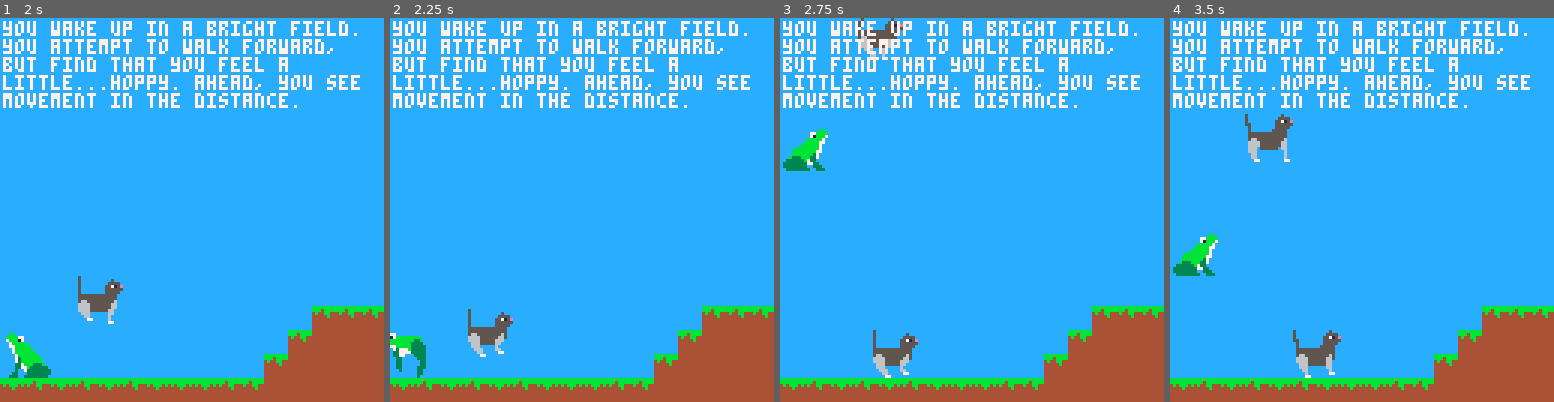
Above: before the commit, frames 1-4 (left to right).
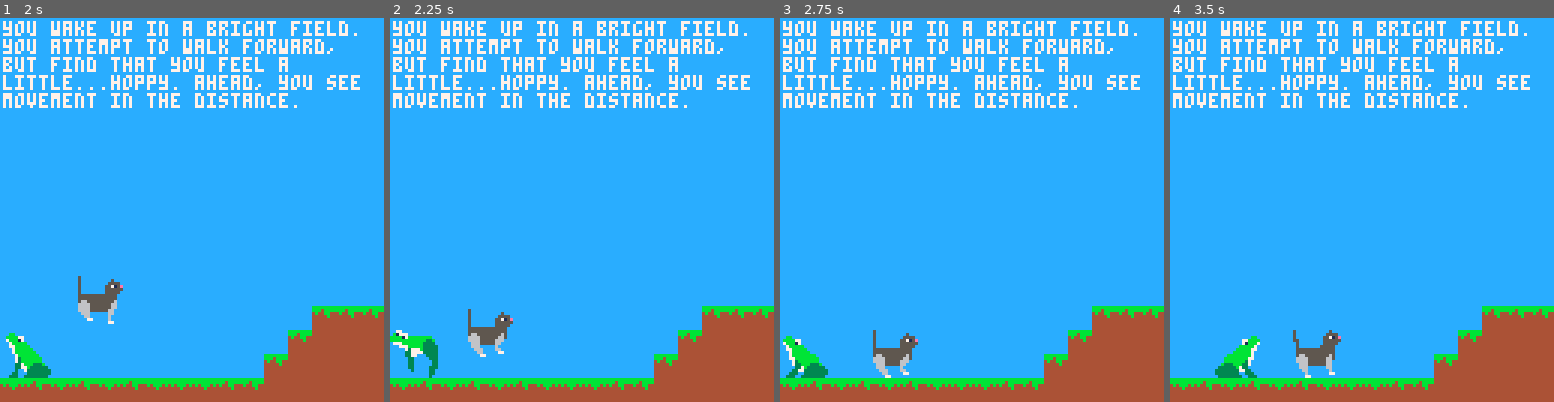
Above: after the commit, the same moments.

Repository: cincodenada/frogsvscats
Game: PICO-8 cartridge frogsvscats.p8
Same seed, same stepped clock (60 frames per second), same inputs: the game is played once before the commit and once after it.
Inputs:
- Up to frame 1 (2 s): tap O (Z key) at 0.33, 0.7, 1.43 s; hold Left from 1.97 s (still down)
- Up to frame 2 (2.25 s): keep holding Left; tap O (Z key) at 2.22 s
- Up to frame 3 (2.75 s): release Left at 2.37 s
- Up to frame 4 (3.5 s): hold Right from 2.87 s (still down); tap O (Z key) at 3.1 s

Frame 1 is identical in both runs. In frame 2, 0.8% of the frame differs, in the area x 0-13%, y 81-94%; in frame 3, 1.8%; in frame 4, 2.2%, in the area x 0-33%, y 25-94%.

Commit message:
Scoot both ways, and check bounds
Bounds are kinda wonky

Diff:
--- a/frogsvscats.p8
+++ b/frogsvscats.p8
@@ -574,8 +574,15 @@
 		return
 	end
 
-	if(self.x > game.x + 110) then
-		game:scoot(16)
+	if(self.x < game.cur_map.x) self.x = game.cur_map.x
+	if(self.x+self.w >= game.cur_map.x+game.cur_map.w) then
+		self.x = game.cur_map.x+game.cur_map.w-self.w-1
+	end
+
+	if(self.x > game.x + 128-self.w) then
+		game:scoot(self.w)
+	elseif(self.x < game.x+self.w) then
+		game:scoot(-self.w)
 	end
 end
 
